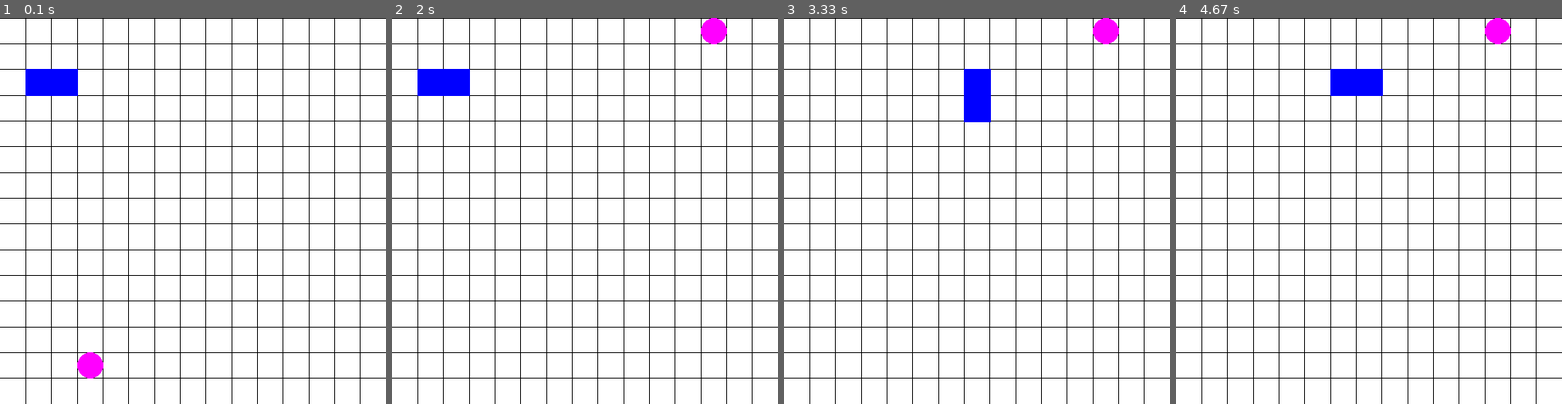
Above: before the commit, frames 1-4 (left to right).
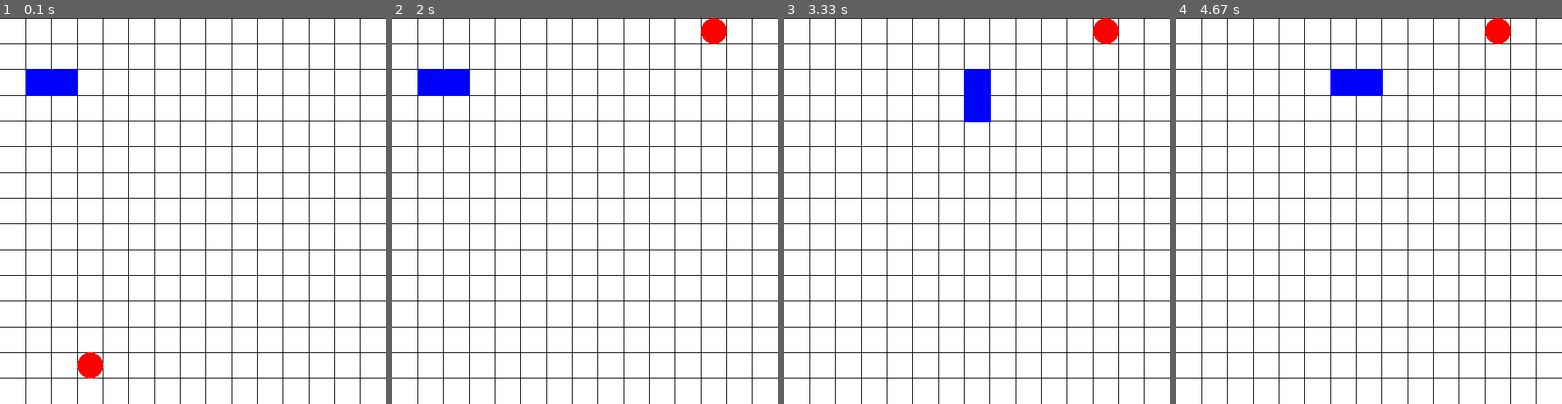
Above: after the commit, the same moments.

Repository: 1m188/snake
Game: pygame game, started from snake_pygame/main.py
Two runs of this game, one before a commit and one after it. Both use one fixed random seed, a clock stepped at 60 frames per second and the inputs below.
Inputs:
- Up to frame 1 (0.1 s): no input
- Up to frame 2 (2 s): tap Space at 0.33 s; tap Enter at 0.67 s; hold Up 1.5-1.97 s
- Up to frame 3 (3.33 s): hold Right 2-2.47 s; hold Left 2.5-3.03 s; hold Down from 3.07 s (still down)
- Up to frame 4 (4.67 s): release Down at 3.37 s; hold Left 3.4-3.8 s; hold Up 3.83-4.2 s; hold Right from 4.23 s (still down)

The runs differ from the first frame. In frame 1, 0.4% of the frame differs, in the area x 20-27%, y 86-94%; in frame 2, 0.4%; in frame 3, 0.4%; in frame 4, 0.4%.

Commit message:
修改食物颜色为醒目的红色

Diff:
--- a/snake_pygame/sprite.py
+++ b/snake_pygame/sprite.py
@@ -88,6 +88,6 @@
 
     # 绘制
     def draw(self, screen: pygame.surface.Surface):
-        color = (255, 0, 255)
+        color = (255, 0, 0)
         rect = pygame.rect.Rect(self.pos[0] * config.horzInr, self.pos[1] * config.vertInr, config.horzInr + 1, config.vertInr + 1)
         pygame.draw.ellipse(screen, color, rect)
